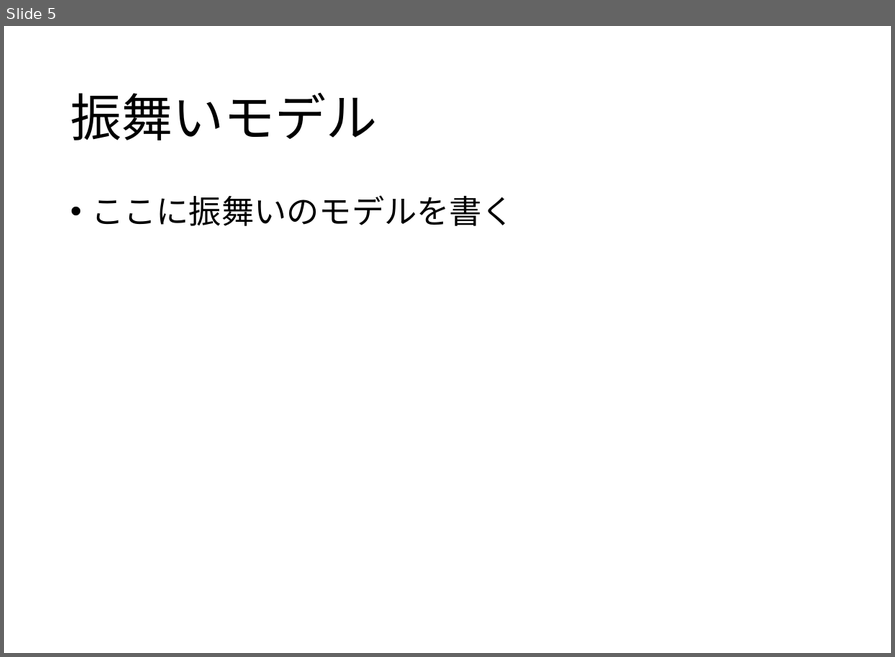
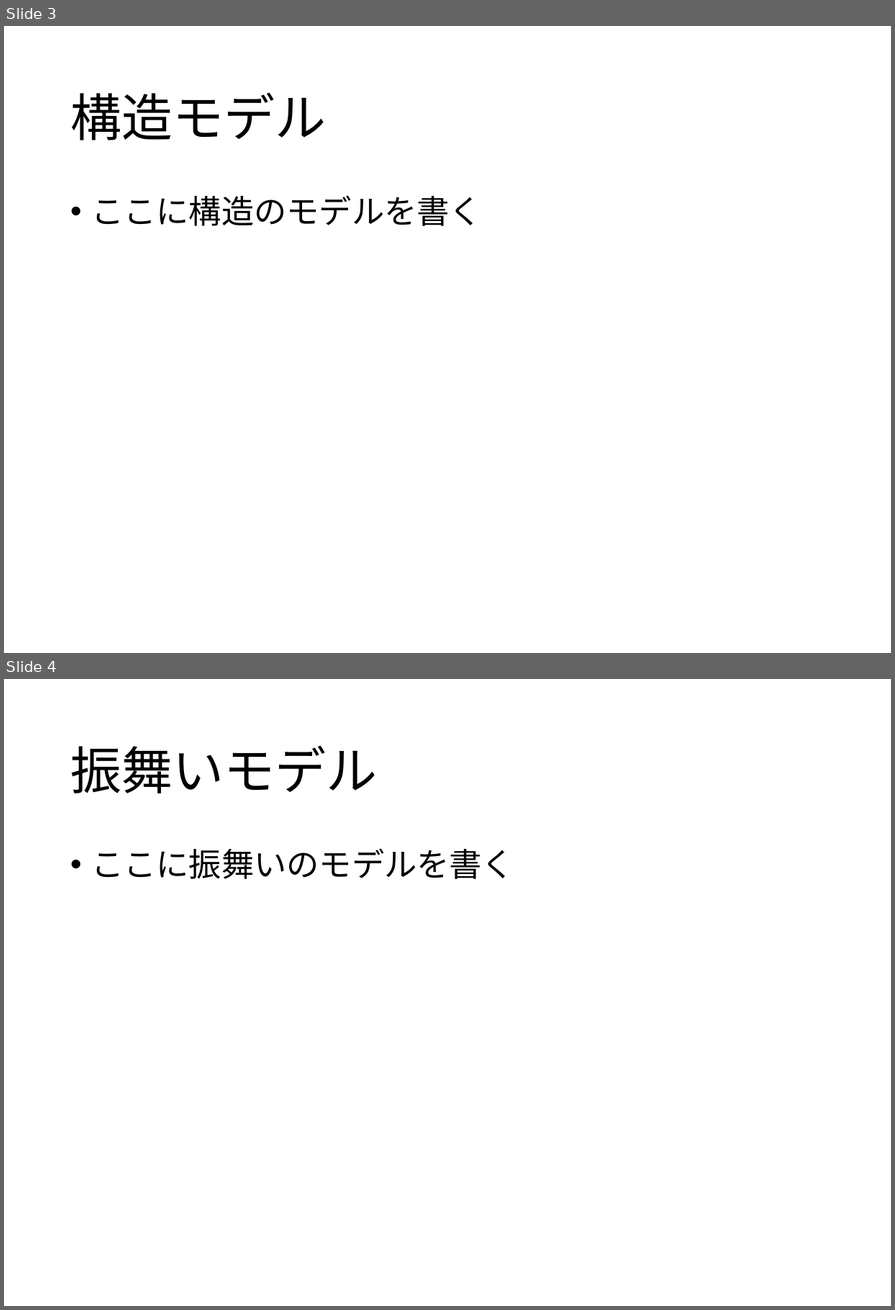
Before and after one commit to ishiki11/robot_b-team, a slide deck: model_file_template_primary.pptx. Shown one above the other, each under a label of ours: slide 5 before the commit, slides 3 and 4 after it. The pictures are 895x657 and 895x1310 pixels, drawn with LibreOffice and Linux fonts; fonts in the diff are those of the drawing. Boxes give left, top, right and bottom in pixels: in the first picture for what was removed or moved away, otherwise in the second. Text is boxed around its words. In the diff, an @@ line names an element or a change of style, - is before the commit and + after.

```diff
--- a/model_file_template_primary.pptx
+++ b/model_file_template_primary.pptx
@@ slide 3 added at <box>4,26,891,653</box>, background #FFFFFF @@
@@ title added at <box>70,92,326,140</box>, 68.6 pt, text #000000 @@
+構造モデル
@@ text added at <box>91,195,482,226</box>, 43.6 pt, text #000000 @@
+• ここに構造のモデルを書く
@@ what was slide 5 is now slide 4 @@
```
Also in this commit, not shown: 1 slide changed, 1 other slide added, 3 slides removed, 1 other file.
